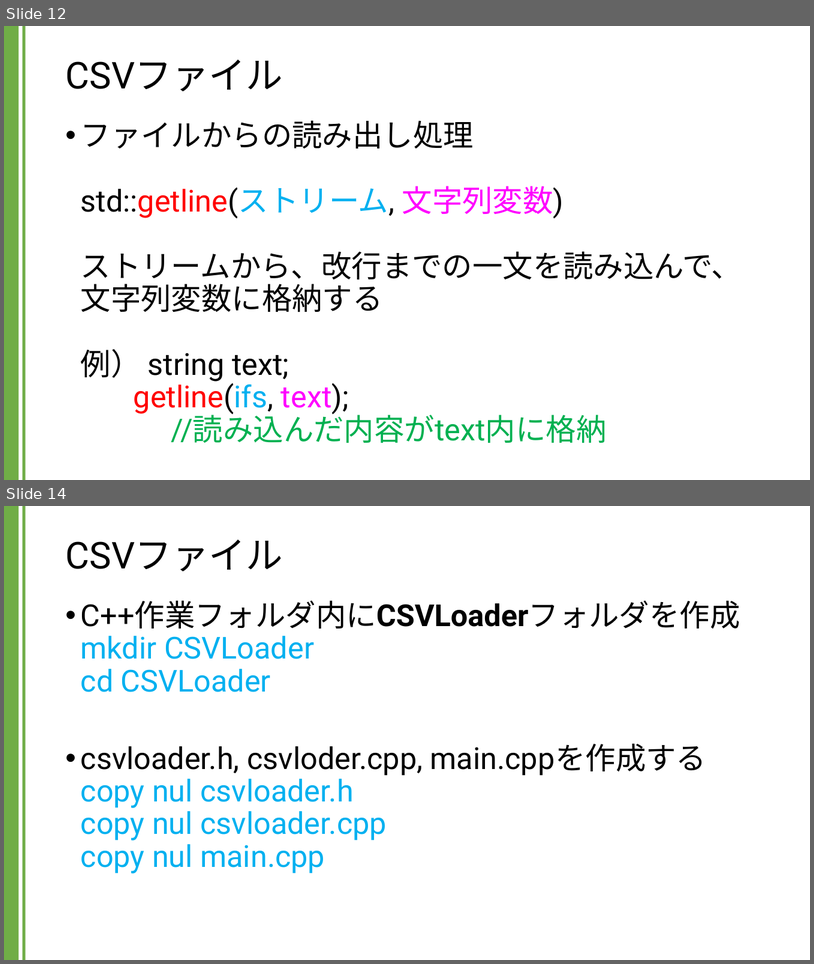
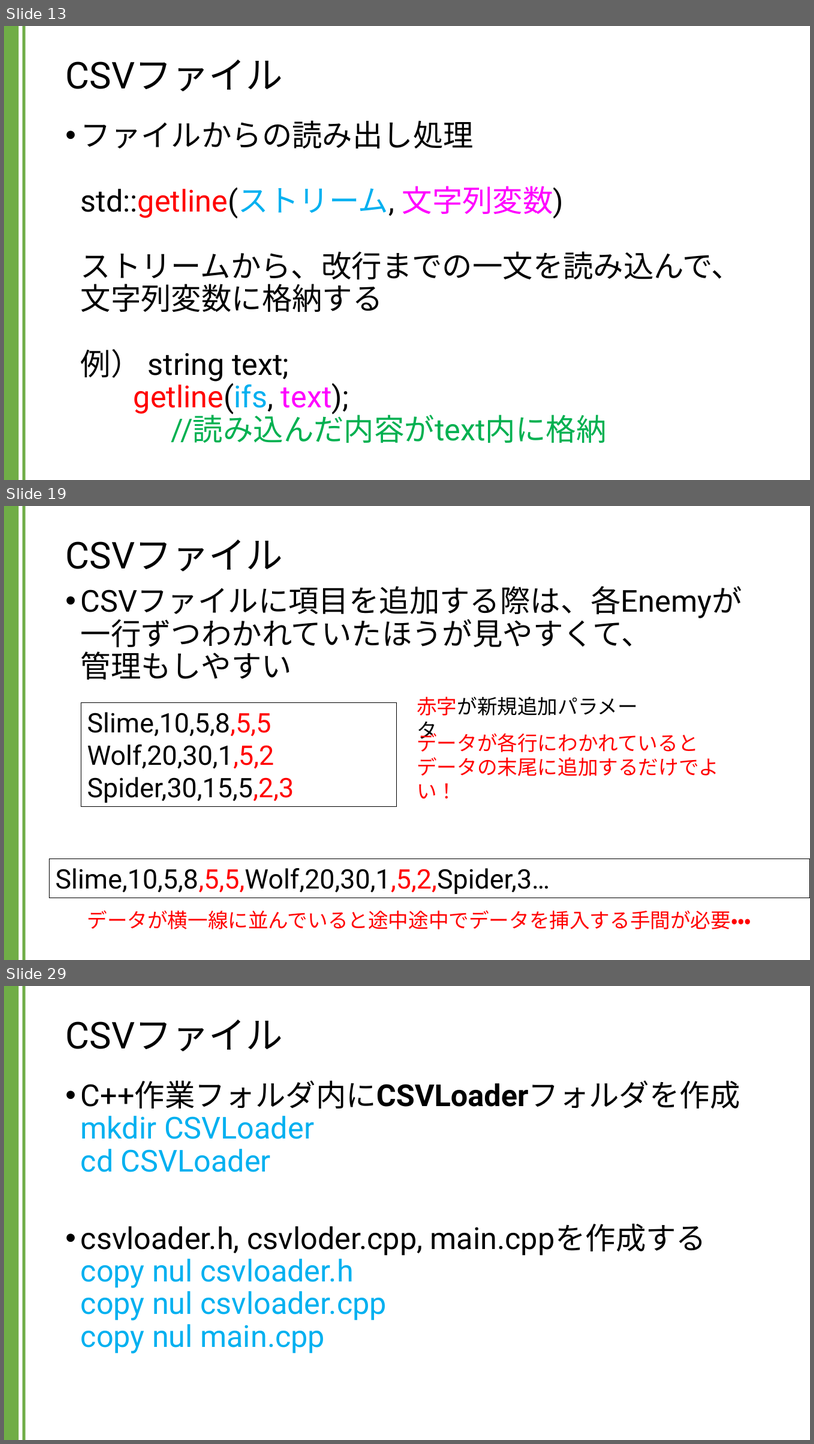
Before and after one commit to kic-murata/cpp2024, a slide deck: 授業資料/講義資料：CSVファイル.pptx. Shown one above the other, each under a label of ours: slides 12 and 14 before the commit, slides 13, 19 and 29 after it; the slides between them are not shown. The pictures are 814x964 and 814x1444 pixels, drawn with LibreOffice and Linux fonts; fonts in the diff are those of the drawing. Boxes give left, top, right and bottom in pixels: in the first picture for what was removed or moved away, otherwise in the second. Text is boxed around its words. In the diff, an @@ line names an element or a change of style, - is before the commit and + after.

```diff
--- a/授業資料/講義資料：CSVファイル.pptx
+++ b/授業資料/講義資料：CSVファイル.pptx
@@ slide 19 added at <box>4,506,810,960</box>, background #FFFFFF; not listed: 2 template elements that a slide beside it also shows @@
@@ title added at <box>65,540,282,571</box>, 44 pt, text #000000 @@
+CSVファイル
@@ text added at <box>81,586,743,679</box>, 36 pt, text #000000 @@
+• CSVファイルに項目を追加する際は、各Enemyが
+  一行ずつわかれていたほうが見やすくて、
+  管理もしやすい
@@ rectangle added at <box>81,703,397,807</box>, outline #000000 0.75 pt, 32 pt, text #000000 @@
+Slime,10,5,8,5,5
+Wolf,20,30,1,5,2
+Spider,30,15,5,2,3
@@ text added at <box>417,696,638,715</box>, 24 pt, text #000000 @@
+赤字が新規追加パラメータ
@@ text added at <box>417,729,719,776</box>, 24 pt, text #FF0000 @@
+データが各行にわかれていると
+データの末尾に追加するだけでよい！
@@ rectangle added at <box>50,859,810,897</box>, outline #000000 0.75 pt, 32 pt, text #000000 @@
+Slime,10,5,8,5,5,Wolf,20,30,1,5,2,Spider,3…
@@ text added at <box>87,910,752,929</box>, 24 pt, text #FF0000 @@
+データが横一線に並んでいると途中途中でデータを挿入する手間が必要・・・
@@ what was slide 12 is now slide 13 @@
@@ what was slide 14 is now slide 29 @@
```
Also in this commit, not shown: 6 slides changed, 14 other slides added.
